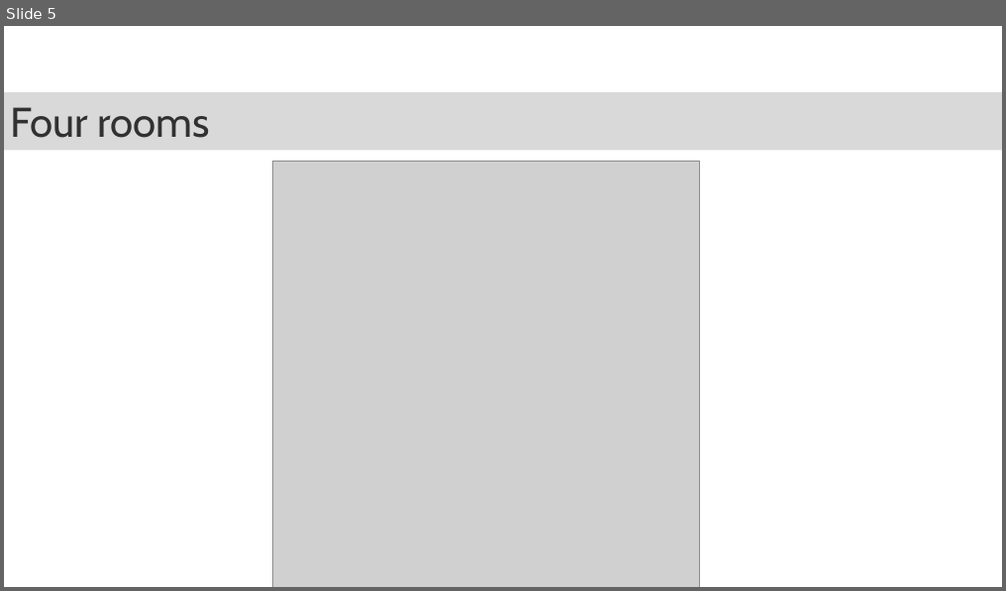
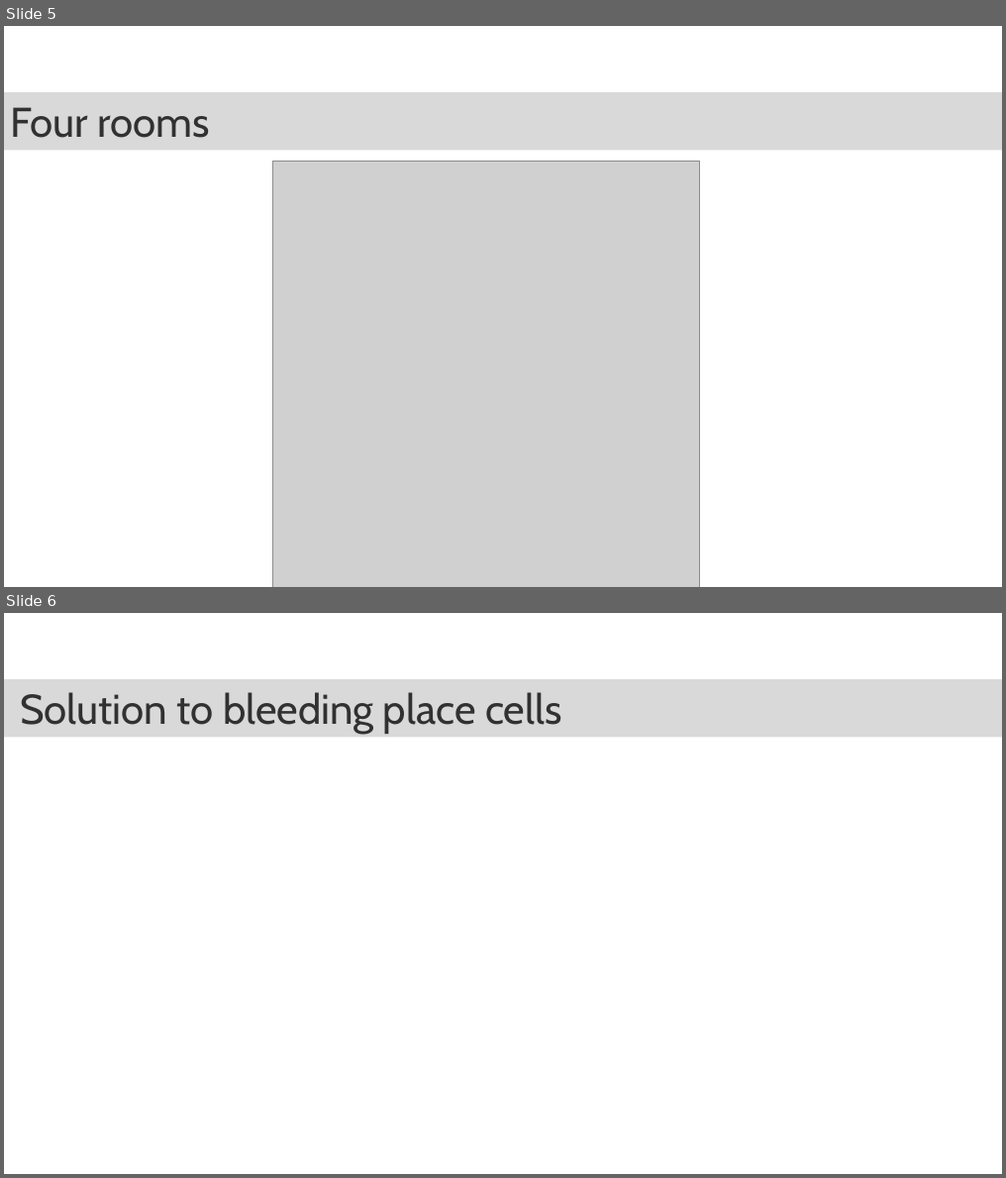
Before and after one commit to TomGeorge1234/STDP-SR, a slide deck: presentations/meeting230421.pptx. Shown one above the other, each under a label of ours: slide 5 before the commit, slides 5 and 6 after it. The pictures are 1006x591 and 1006x1178 pixels, drawn with LibreOffice and Linux fonts; fonts in the diff are those of the drawing; grey boxes stand for pictures; background and template pictures are left out. Boxes give left, top, right and bottom in pixels: in the first picture for what was removed or moved away, otherwise in the second. Text is boxed around its words. In the diff, an @@ line names an element or a change of style, - is before the commit and + after.

```diff
--- a/presentations/meeting230421.pptx
+++ b/presentations/meeting230421.pptx
@@ slide 6 added at (4,613,1002,1174), background #FFFFFF @@
@@ rectangle added at (4,679,1002,738), fill #D9D9D9, 40 pt, text #323232 @@
+Solution to bleeding place cells
```
Also in this commit, not shown: 1 other slide added, 46 other files.
